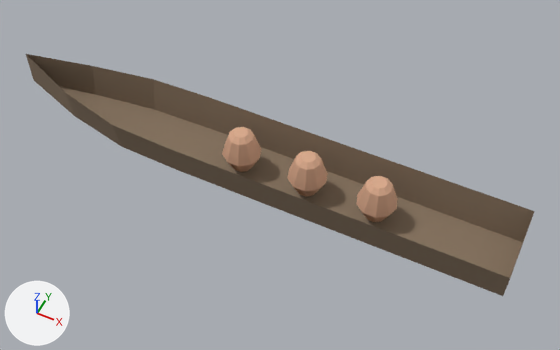
An edit to the glTF model web/public/models/canoe.glb, drawn before and after from the same camera.
Both versions are drawn from a 50 mm lens placed at (2.92, -5.1, 6.48), pointed at (0.38, -0.02, 0.12). Every picture has the same lights, and +X, +Y and +Z are marked at lower left. The older version comes first. Vertices at exactly the same position are counted once.

In view in the first picture: 'canoe', 'canoe_jars'.
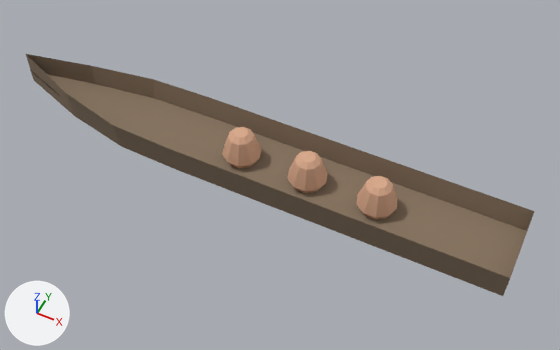
Changed parts and their boxes [x1, y1, x2, y2] in the pictures (560 x 350 px):
part 1 of me_canoe, added (brown)
    after: [30, 70, 527, 278]

The change, as a diff of the scene's bpy script:
```diff
--- a/web/public/models/canoe.glb.py
+++ b/web/public/models/canoe.glb.py
@@ me_canoe @@
 # used by ob_canoe; location = (0.0, 0.0, 0.0)
-me_canoe.from_pydata(...)  # 34 vertices, 49 faces; spans x -3.0..3.0, y -0.45..0.45, z 0.0..0.57
+me_canoe.from_pydata(...)  # 52 vertices, 65 faces; spans x -3.0..3.0, y -0.45..0.45, z 0.0..0.57
+# me_canoe part 1: a new loose piece of 18 vertices spanning x -3.0..3.0, y -0.39..0.39, z 0.17..0.32, in mat_fs_wood_dark (brown #897661)
 me_canoe.materials.append(mat_fs_wood_dark)
```
